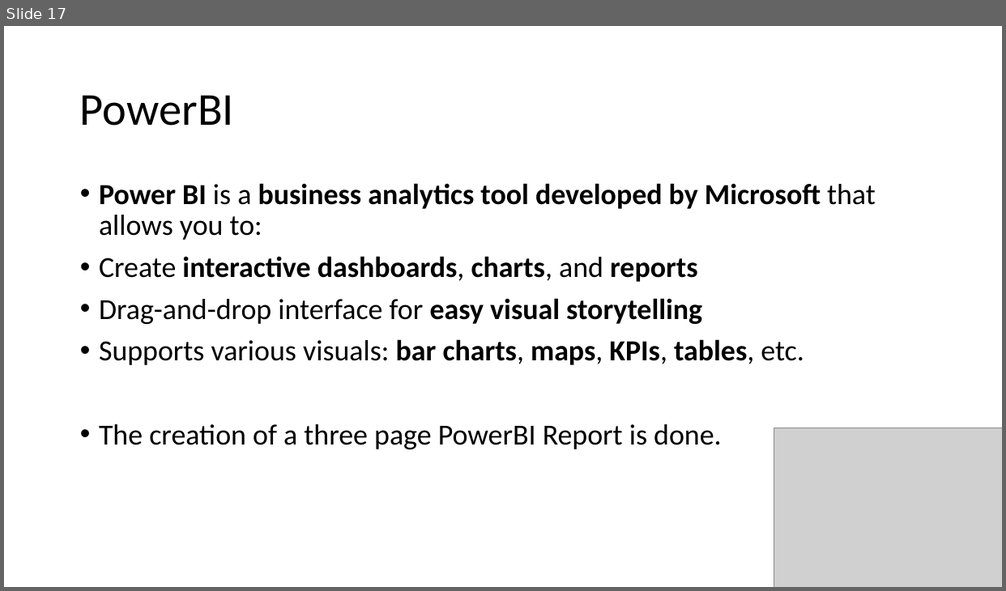
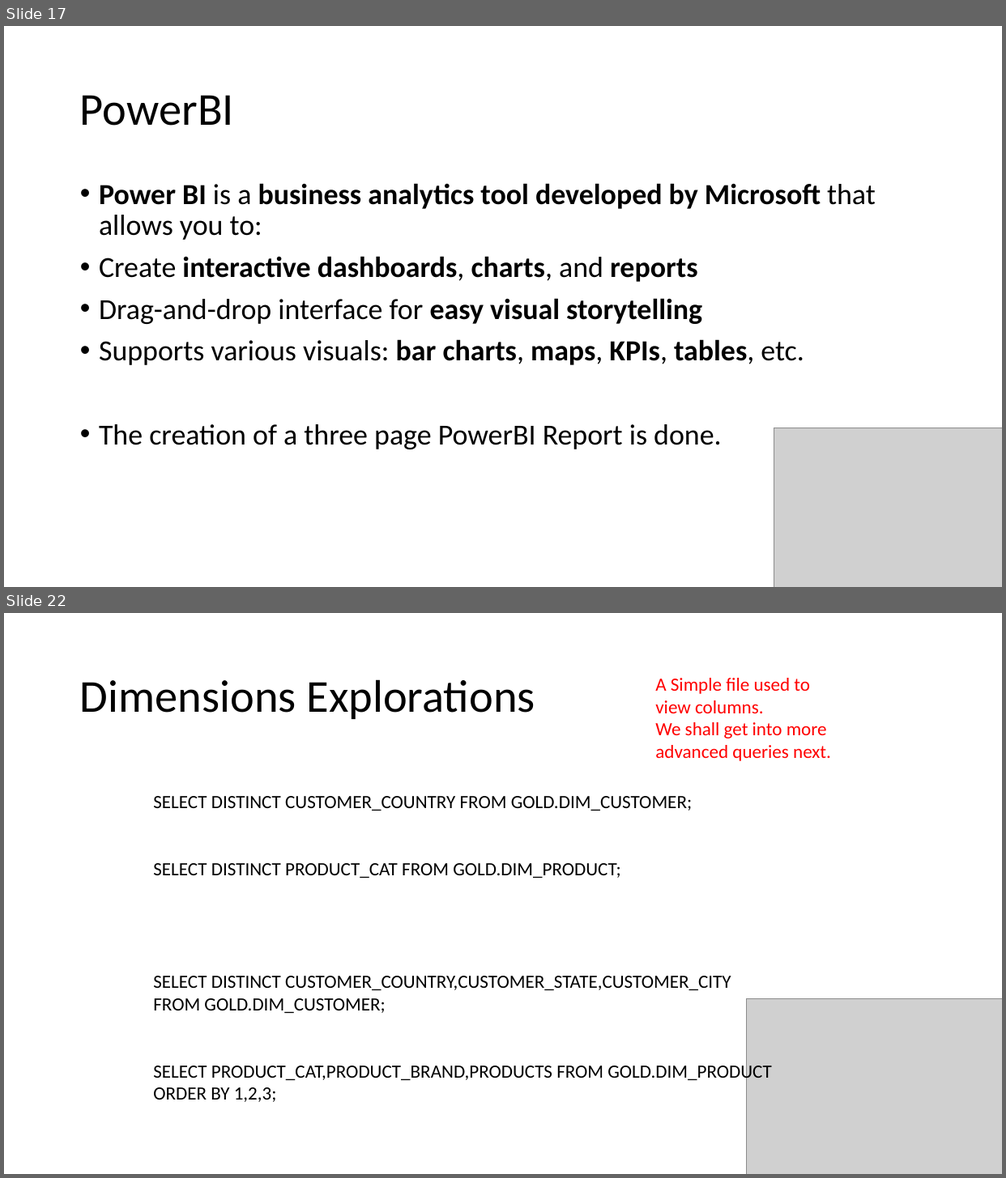
Before and after one commit to Vishwanaathh/RETAIL_SALES_DATA_ANALYTICS, a slide deck: Retail Sales Data Analysis.pptx. Shown one above the other, each under a label of ours: slide 17 before the commit, slides 17 and 22 after it; the slides between them are not shown. The pictures are 1006x591 and 1006x1178 pixels, drawn with LibreOffice and Linux fonts; fonts in the diff are those of the drawing; grey boxes stand for pictures. Boxes give left, top, right and bottom in pixels: in the first picture for what was removed or moved away, otherwise in the second. Text is boxed around its words. In the diff, an @@ line names an element or a change of style, - is before the commit and + after.

```diff
--- a/Retail Sales Data Analysis.pptx
+++ b/Retail Sales Data Analysis.pptx
@@ slide 22 added at [4,613,1002,1174], background #FFFFFF @@
@@ title added at [80,679,535,719], 44 pt, text #000000 @@
+Dimensions Explorations
@@ text added at [655,678,831,761], 18 pt, text #FF0000 @@
+A Simple file used to view columns.
+We shall get into more advanced queries next.
@@ text added at [153,796,771,1102], 18 pt, text #000000 @@
+SELECT DISTINCT CUSTOMER_COUNTRY FROM GOLD.DIM_CUSTOMER;
+SELECT DISTINCT PRODUCT_CAT FROM GOLD.DIM_PRODUCT;
+SELECT DISTINCT CUSTOMER_COUNTRY,CUSTOMER_STATE,CUSTOMER_CITY FROM GOLD.DIM_CUSTOMER;
+SELECT PRODUCT_CAT,PRODUCT_BRAND,PRODUCTS FROM GOLD.DIM_PRODUCT ORDER BY 1,2,3;
@@ picture added at [746,999,1002,1174] @@
```
Also in this commit, not shown: 11 other slides added, 6 other files.
